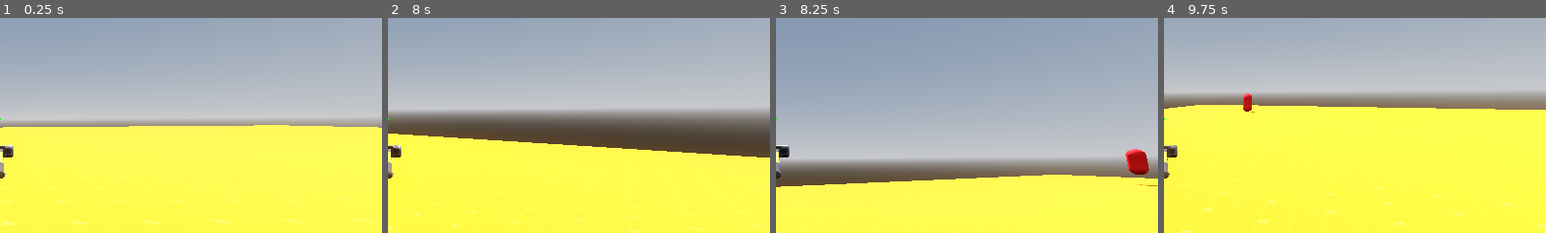
Above: before the commit, frames 1-4 (left to right).
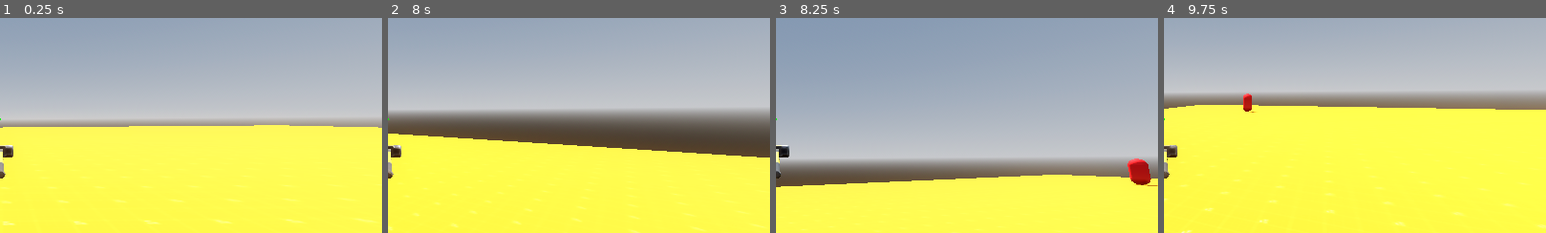
Above: after the commit, the same moments.

Repository: wdfeer/AAA-Project
Game: Godot game, scene res://game.tscn
The game is run twice, just before and just after one commit, with the same random seed, the same clock (stepped at 60 frames per second) and the same inputs.
Inputs (mouse positions are % of the whole screen's width and height, from its top left):
- Up to frame 1 (0.25 s): no input
- Up to frame 2 (8 s): tap Enter at 0.5 s; move the mouse to (55, 50) at 0.52 s; hold W (up) 0.53-5.78 s; tap Space (jump) at 0.77, 1.52, 3.02, 3.77, 4.52, 6.02, 6.77, 7.52 s; move the mouse to (45, 50) at 1.27 s; move the mouse to (52, 48) at 2.02 s; move the mouse to (49, 52) at 2.77 s; move the mouse to (57, 51) at 3.52 s; move the mouse to (42, 49) at 4.27 s; move the mouse to (51, 50) at 5.02 s; move the mouse to (46, 48) at 5.77 s; hold D (right) 5.78-6.53 s; move the mouse to (55, 50) at 6.52 s; hold W (up) from 6.53 s (still down); move the mouse to (45, 50) at 7.27 s
- Up to frame 3 (8.25 s): keep holding W (up); move the mouse to (52, 48) at 8.02 s
- Up to frame 4 (9.75 s): move the mouse to (49, 52) at 8.77 s; release W (up) at 8.78 s; hold A (left) 8.78-9.53 s; tap Space (jump) at 9.02 s; move the mouse to (57, 51) at 9.52 s; hold W (up) from 9.53 s (still down)
The pictures show only the part of the screen within x 50-100%, y 26-76%; the shares and areas given below are measured in that part.

Frames 1-2 are identical in both runs. In frame 3, 0.7% of the frame differs, in the area x 91-99%, y 60-78%; in frame 4, less than 0.1%.

Commit message:
Fix console errors upon spawning an Enemy

Diff:
--- a/EnemySpawner.gd
+++ b/EnemySpawner.gd
@@ -25,5 +25,7 @@
 
 func spawn_enemy():
 	var enemy = enemy_scene.instantiate() as Enemy
-	enemy.global_position = spawnpoints[rng.randi_range(0, len(spawnpoints) - 1)]
 	add_child(enemy)
+
+	var position = spawnpoints[rng.randi_range(0, len(spawnpoints) - 1)]
+	enemy.global_position = position
